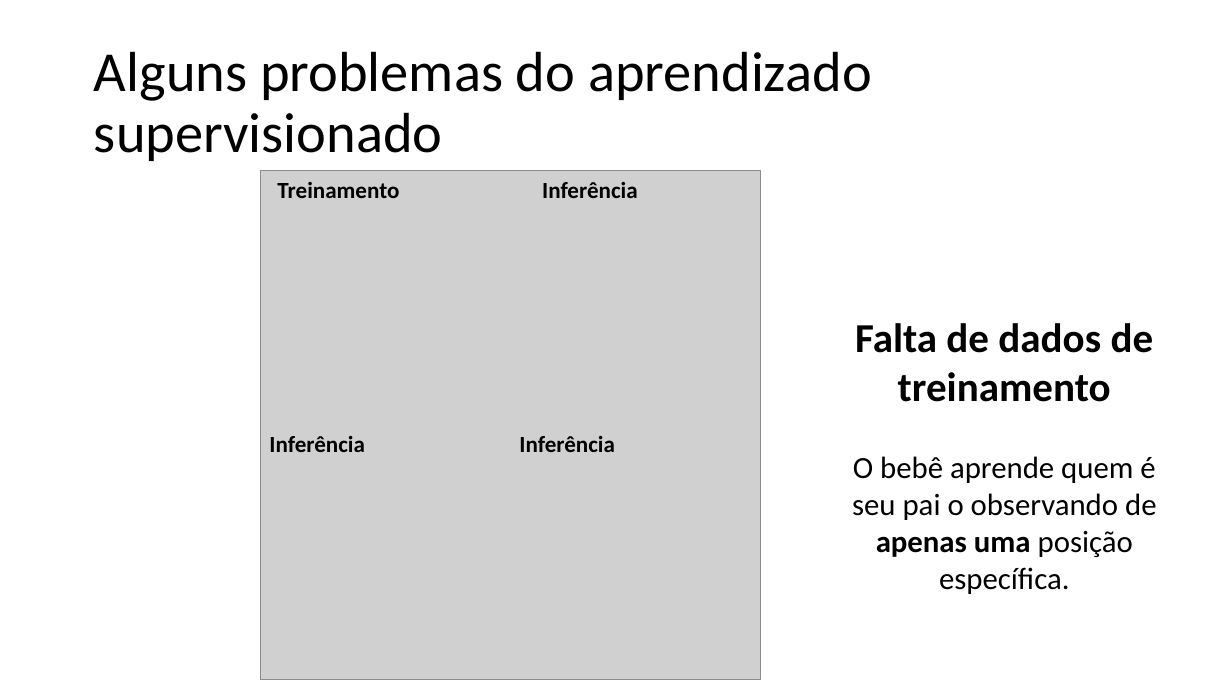
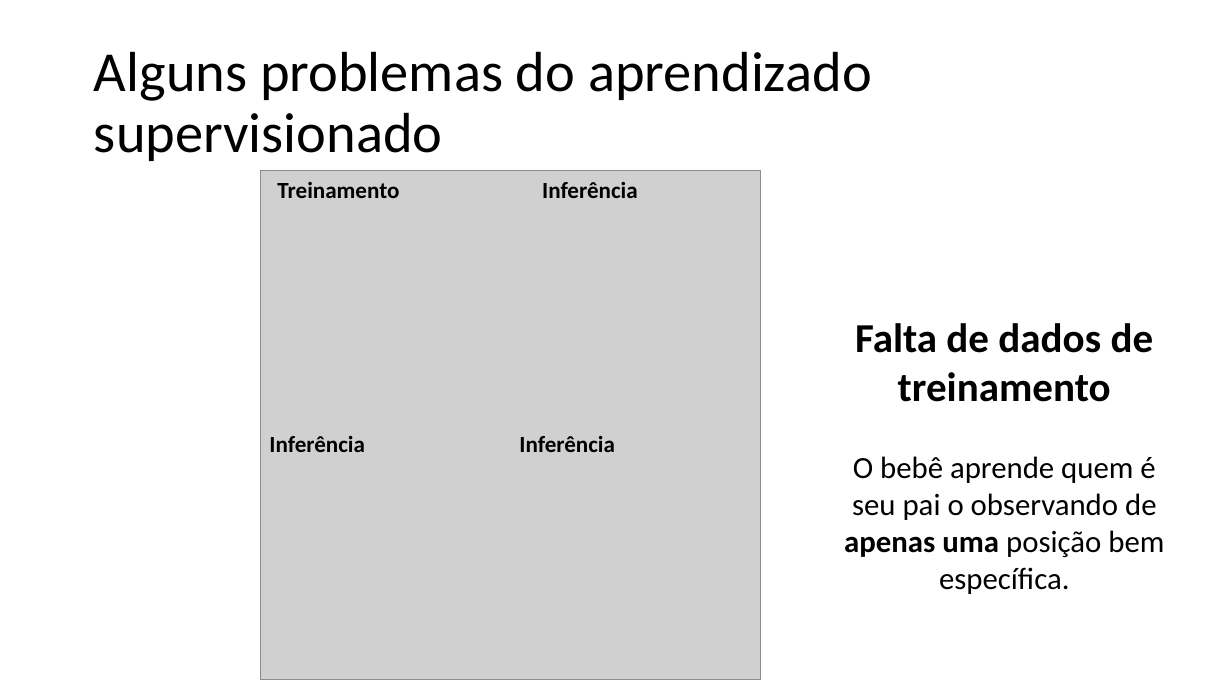
Before and after one commit to zz4fap/c24_inteligencia_artificial, a slide deck: slide 21 of slides/C24_Paradigmas.pptx. Drawn at 1232x693 pixels with LibreOffice and Linux fonts; fonts in the diff are those of the drawing; grey boxes stand for pictures. Boxes give left, top, right and bottom in pixels: in the first picture for what was removed or moved away, otherwise in the second. Text is boxed around its words. In the diff, an @@ line names an element or a change of style, - is before the commit and + after.

```diff
--- a/slides/C24_Paradigmas.pptx
+++ b/slides/C24_Paradigmas.pptx
@@ text at bbox=[844, 456, 1164, 594]: text changed @@
-O bebê aprende quem é seu pai o observando de apenas uma posição específica.
+O bebê aprende quem é seu pai o observando de apenas uma posição bem específica.
```
Also in this commit, not shown: 11 other slides changed, 1 slide added.
